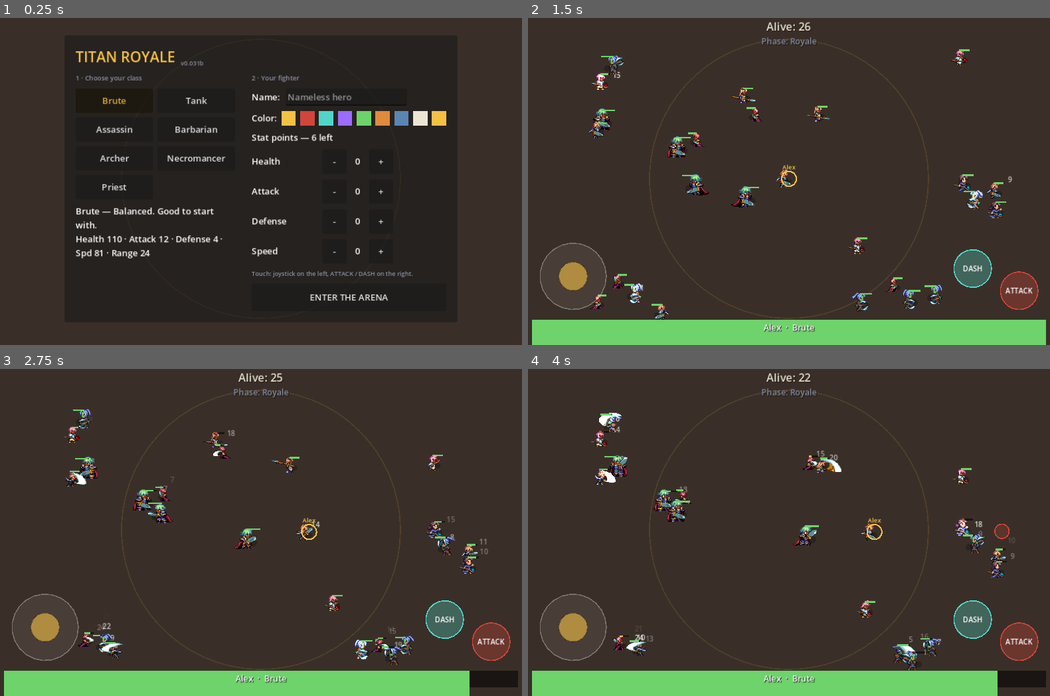
Above: before the commit, frames 1-4 (two rows, left to right).
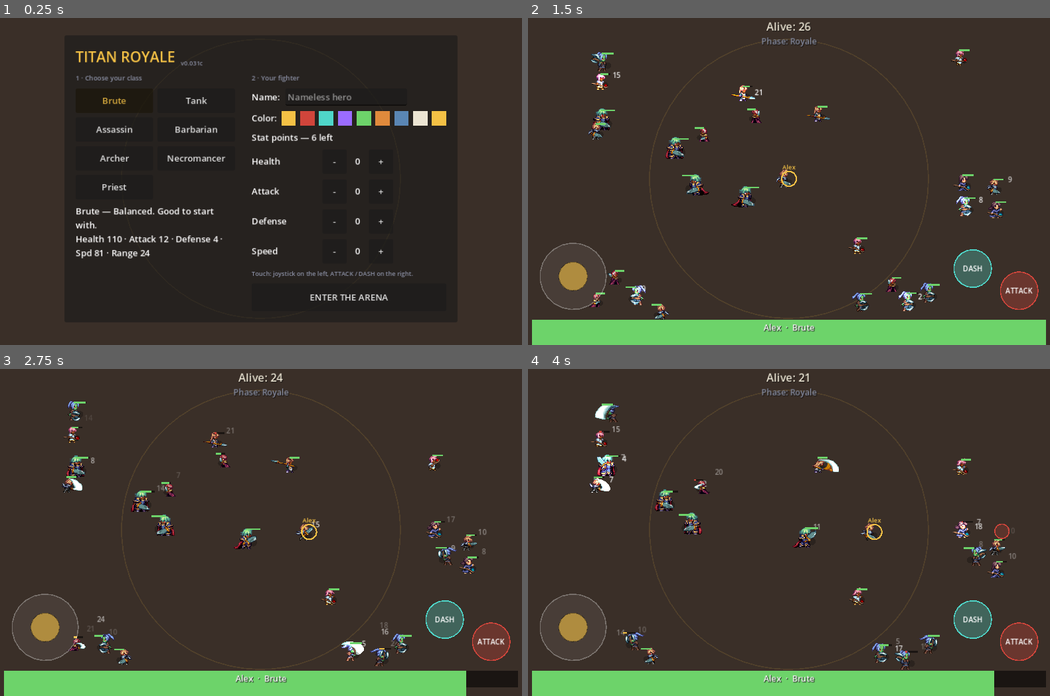
Above: after the commit, the same moments.

Repository: ruicasaisalves/titan-royale
Game: Godot game, scene res://scenes/Main.tscn
The game is run twice, just before and just after one commit, with the same random seed, the same clock (stepped at 60 frames per second) and the same inputs.
Inputs (mouse positions are in pixels of both pictures, inside the frame that each line leads up to):
- Up to frame 1 (0.25 s): no input
- Up to frame 2 (1.5 s): click (872, 96) at 0.52 s; type "Alex" at 0.6 s; click "ENTER THE ARENA" at 1.25 s
- Up to frame 3 (2.75 s): move the mouse to (375, 512) at 2.02 s; hold D from 2.03 s (still down); hold Shift from 2.03 s (still down); click (375, 512) at 2.17 s; tap Space at 2.27 s
- Up to frame 4 (4 s): release D at 2.75 s; release Shift at 2.75 s; drag from (684, 545) to (762, 597) at 2.77 s; move the mouse to (841, 457) at 3.52 s; hold D from 3.53 s (still down); hold Shift from 3.53 s (still down)

The runs differ from the first frame. In frame 1, less than 0.1% of the frame differs, in the area x 38-39%, y 13-15%; in frame 2, 2.0%; in frame 3, 3.1%; in frame 4, 3.6%, in the area x 11-94%, y 1-100%.

Commit message:
Fix melee unable to attack fleeing targets (edge-to-edge reach)
The AI range check compared centre-to-centre distance against attack_range
alone, so melee classes (range 22-30, barely past body contact) could only
land a hit on a cornered target — an equal-speed target that kept moving
never entered range. Titans had the same problem (size scales faster than
range). Measure reach edge-to-edge instead: attack_range + both bodies'
radii, so attack_range reads as weapon length and everyone can hit
adjacent enemies while ranged classes keep their larger reach. Apply the
same edge-to-edge rule to the player's arc swing. Bump to 0.031c.

Co-Authored-By: Claude Opus 4.8 <noreply@anthropic.com>
Claude-Session: https://claude.ai/code/session_01C8M7UENX3dzYfcT4jyVMtX

Diff:
--- a/project.godot
+++ b/project.godot
@@ -7,7 +7,7 @@
 [application]
 
 config/name="Titan Royale"
-config/version="0.031b"
+config/version="0.031c"
 run/main_scene="res://scenes/Main.tscn"
 config/features=PackedStringArray("4.2")
 config/icon="res://icon.svg"
--- a/scripts/AIController.gd
+++ b/scripts/AIController.gd
@@ -12,7 +12,11 @@
 		return intent
 	var to: Vector2 = target.position - f.position
 	var dist: float = to.length()
-	if dist > f.attack_range:
+	# alcance medido borda-a-borda: o attack_range é o "comprimento da arma"
+	# somado aos raios dos dois corpos. Sem isto, os corpo-a-corpo só
+	# acertavam num alvo encurralado (e os titãs mal se alcançavam).
+	var reach: float = f.attack_range + f.size + target.size
+	if dist > reach:
 		intent.move = to / max(dist, 0.001)
 	else:
 		intent.attack = true
--- a/scripts/Arena.gd
+++ b/scripts/Arena.gd
@@ -223,13 +223,12 @@
 
 func _do_attack(f) -> void:
 	if f.is_player():
-		# golpe em arco: acerta em todos os inimigos ao alcance
-		var reach: float = f.attack_range + f.size * 2.0
-		var near: Array = grid.query(f.position, reach + 24.0)
+		# golpe em arco: acerta em todos os inimigos ao alcance (borda-a-borda)
+		var near: Array = grid.query(f.position, f.attack_range + f.size + 60.0)
 		for o in near:
 			if o == f or not o.alive or o.team == f.team:
 				continue
-			if f.position.distance_to(o.position) <= reach:
+			if f.position.distance_to(o.position) <= f.attack_range + f.size + o.size:
 				_apply_hit(f, o)
 	else:
 		if f.target != null and f.target.alive and f.target.team != f.team:
Not shown, changed: export_presets.cfg
Not shown, changed: CLAUDE.md
